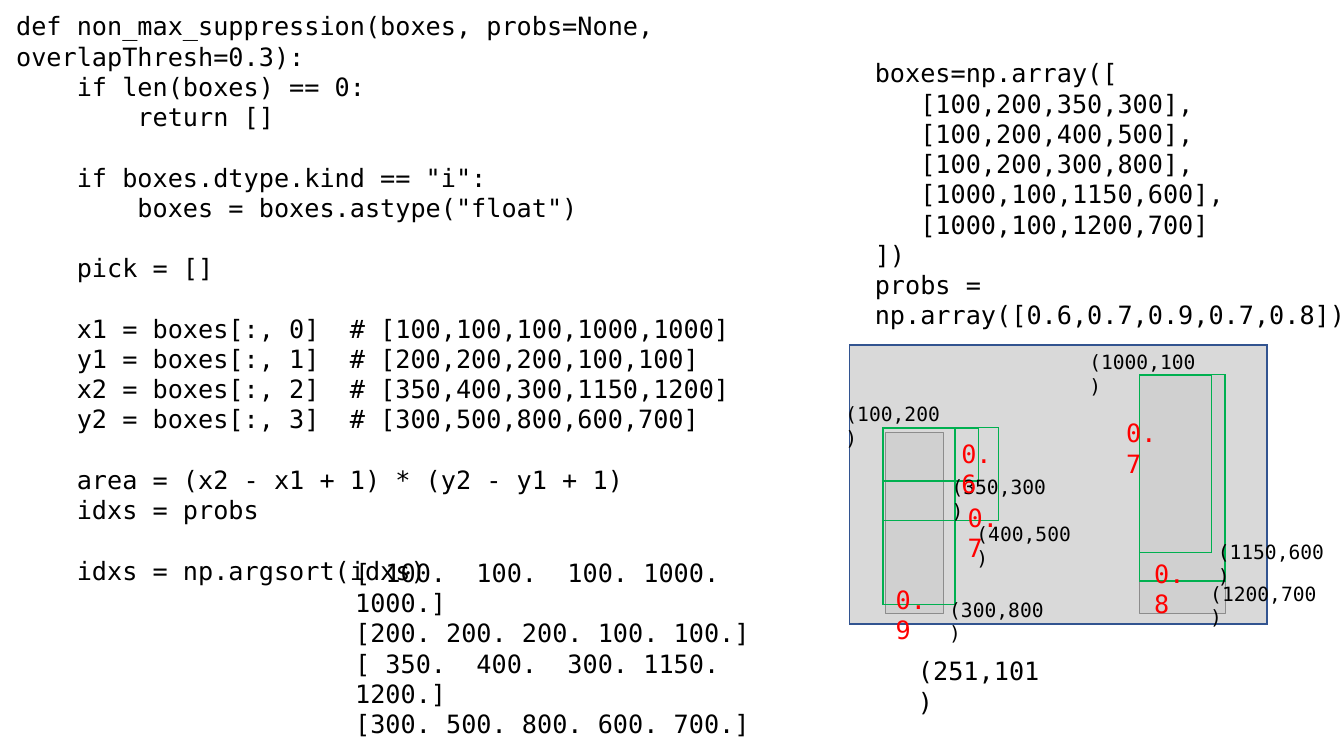
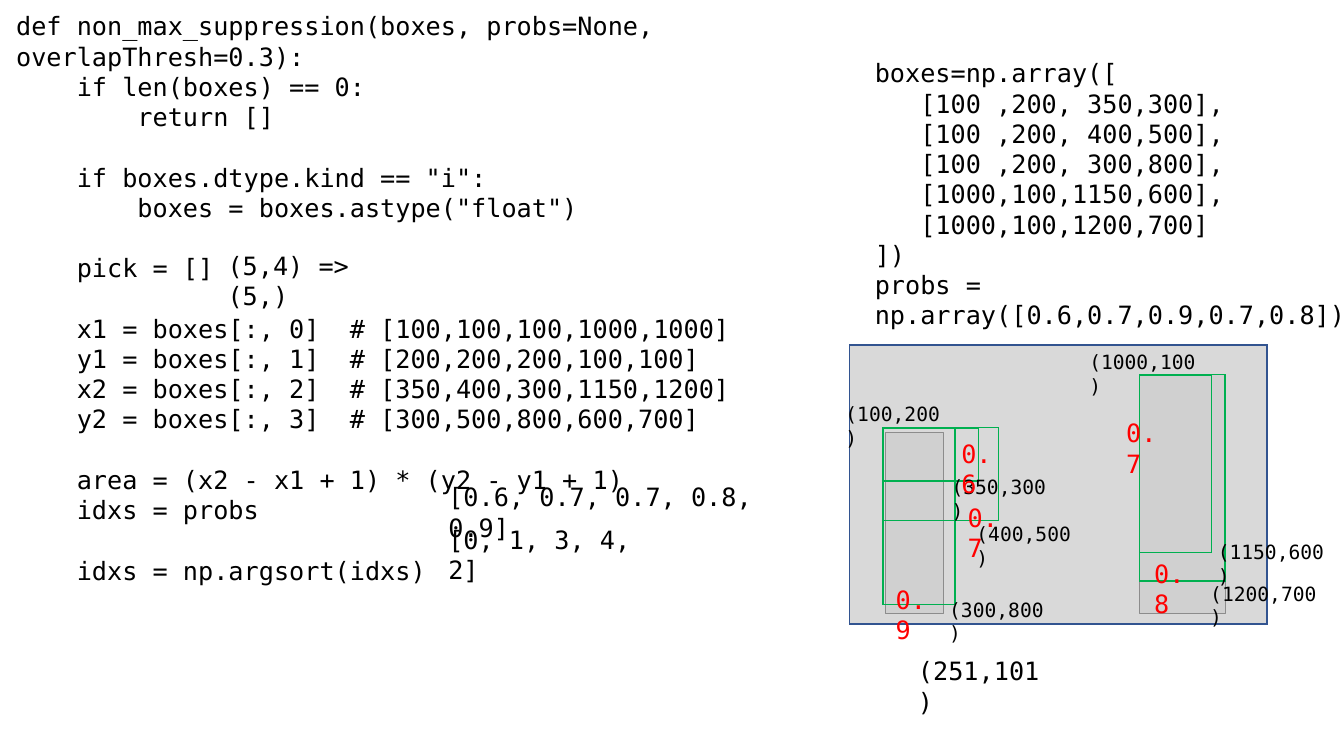
Before and after one commit to imguru-mooc/AI_VISION, a slide deck: slide 5 of 1_day/1일차_판서.pptx. Drawn at 1344x756 pixels with LibreOffice and Linux fonts; fonts in the diff are those of the drawing; grey boxes stand for pictures. Boxes give left, top, right and bottom in pixels: in the first picture for what was removed or moved away, otherwise in the second. Text is boxed around its words. In the diff, an @@ line names an element or a change of style, - is before the commit and + after.

```diff
--- a/1_day/1일차_판서.pptx
+++ b/1_day/1일차_판서.pptx
@@ text at (920, 94, 1224, 177): spaces changed @@
-[100,200,350,300],
-[100,200,400,500],
-[100,200,300,800],
+[100 ,200, 350,300],
+[100 ,200, 400,500],
+[100 ,200, 300,800],
@@ text added at (228, 256, 304, 309), 18 pt, text #000000 @@
+(5,4) => (5,)
@@ text added at (448, 486, 752, 543), 18 pt, text #000000 @@
+[0.6, 0.7, 0.7, 0.8, 0.9]
@@ text added at (448, 486, 630, 583), 18 pt, text #000000 @@
+[0, 1, 3, 4, 2]
@@ text removed at (355, 561, 750, 737) @@
-[ 100. 100. 100. 1000. 1000.]
-[200. 200. 200. 100. 100.]
-[ 350. 400. 300. 1150. 1200.]
-[300. 500. 800. 600. 700.]
```
Also in this commit, not shown: 3 other slides changed, 1 slide added.
